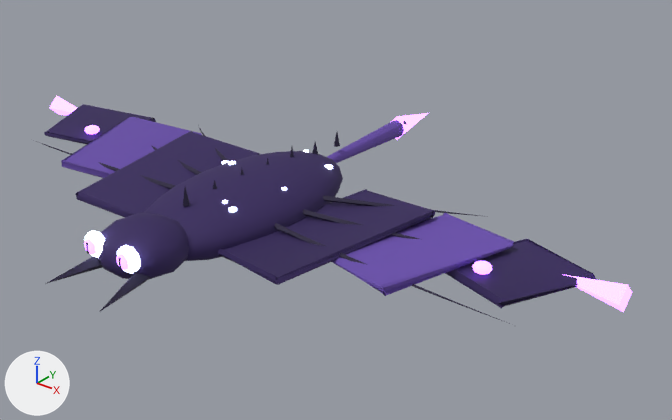
An edit to the glTF model assets/models/heroes/gegner/leerenschwinge.glb, drawn before and after from the same camera.
One viewpoint serves both versions: a camera (50 mm lens) standing at (2.45, -2.43, 1.76) and looking at (0.19, 0.39, 0.01). Lighting does not change. The marker at lower left points along +X, +Y and +Z. The first picture is the older version. Vertices at exactly the same position are counted once.

In view in the first picture: 'leerenschwinge'.
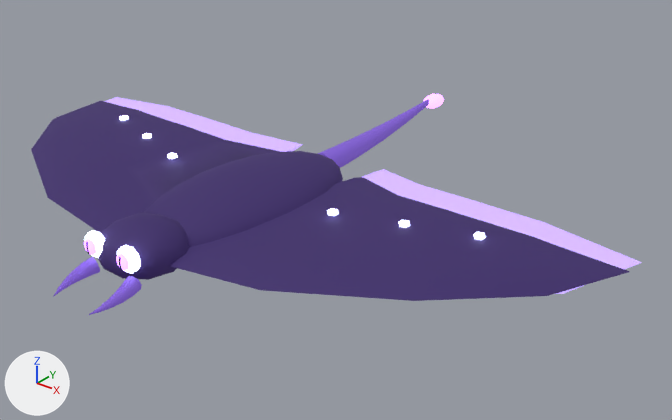
Diff of the bpy script that builds the scene:
```diff
--- a/assets/models/heroes/gegner/leerenschwinge.glb.py
+++ b/assets/models/heroes/gegner/leerenschwinge.glb.py
@@ mat_leere @@
 mat_leere.roughness = 0.8
+mat_leere.emission_color = (0.0116, 0.00536, 0.0373)  # dark purple #1c1036
+mat_leere.emission_strength = 1.0
@@ mat_leere_hell @@
 mat_leere_hell.roughness = 0.8
+mat_leere_hell.emission_strength = 1.0
@@ me_icosphere @@
-me_icosphere.from_pydata(...)  # 1340 vertices, 2504 faces; spans x -1.54..1.54, y -0.84..1.39, z 0.0..0.31
+me_icosphere.from_pydata(...)  # 1002 vertices, 1912 faces; spans x -1.46..1.46, y -0.84..1.5, z 0.0..0.25
+# me_icosphere part 1: the loose piece of 12 vertices spanning x 0.14..0.17, y -0.2..-0.17, z 0.21..0.23 is moved by (0.29, 0.24, -0.01)
+# me_icosphere part 2: the loose piece of 12 vertices spanning x 0.12..0.16, y 0.39..0.42, z 0.18..0.2 is moved by (0.57, -0.26, 0.01)
+# me_icosphere part 3: the loose piece of 12 vertices spanning x -0.16..-0.12, y 0.09..0.13, z 0.22..0.25 is moved by (1.12, 0.12, -0.03)
+# me_icosphere part 4: the loose piece of 12 vertices spanning x -0.23..-0.19, y 0.12..0.16, z 0.19..0.22 is moved by (-0.24, -0.09, 0.0)
+# me_icosphere part 5: the loose piece of 12 vertices spanning x -0.06..-0.03, y 0.46..0.49, z 0.18..0.2 is moved by (-0.67, -0.33, 0.01)
+# me_icosphere part 6: the loose piece of 12 vertices spanning x -0.03..0.01, y -0.41..-0.37, z 0.19..0.21 is moved by (-0.97, 0.62, 0.01)
+# me_icosphere part 7: a new loose piece, an icosphere of 80 faces spanning x -0.042..0.042, y 1.357..1.5, z 0.143..0.214, in mat_riss (purple #b873ff, glowing purple #b873ff)
+# me_icosphere part 8: the loose piece of 112 vertices spanning x -0.04..0.04, y 0.43..1.14, z 0.08..0.17 is rebuilt with 80 vertices and now spans x -0.05..0.05, y 0.54..1.43, z 0.07..0.21
+# me_icosphere part 9: the loose piece of 5 vertices spanning x 0.06..0.15, y -0.84..-0.59, z 0.06..0.14 is rebuilt with 41 vertices and now spans x 0.08..0.14, y -0.84..-0.63, z 0.05..0.12, in mat_leere_hell (purple #664aa8, glowing purple #563e8f)
+# me_icosphere part 10: the loose piece of 5 vertices spanning x -0.15..-0.06, y -0.84..-0.59, z 0.06..0.14 is rebuilt with 41 vertices and now spans x -0.14..-0.08, y -0.84..-0.63, z 0.05..0.12, in mat_leere_hell (purple #664aa8, glowing purple #563e8f)
+# me_icosphere part 11: a new loose piece of 57 vertices spanning x 0.13..1.46, y -0.53..0.53, z 0.09..0.21, in mat_leere (dark purple #33215c)
+# me_icosphere part 12: a new loose piece of 57 vertices spanning x -1.46..-0.13, y -0.53..0.53, z 0.09..0.21, in mat_leere (dark purple #33215c)
+# me_icosphere part 13: a new loose piece of 57 vertices spanning x 0.12..1.46, y -0.46..0.68, z 0.1..0.18, in mat_schleier (purple #b394ff, glowing purple #b394ff)
+# me_icosphere part 14: a new loose piece of 57 vertices spanning x -1.46..-0.12, y -0.46..0.68, z 0.1..0.18, in mat_schleier (purple #b394ff, glowing purple #b394ff)
+# me_icosphere part 15: 12 loose pieces with 148 vertices, spanning x -1.11..1.11, y -0.3..1.39, z 0.06..0.31, are deleted
+# me_icosphere part 16: 8 vertices moved from x -0.09..0.09, y -0.68, z 0.16..0.2 to x -0.09..0.1, y -0.68, z 0.16..0.2; 555 vertices removed from x -1.54..1.54, y -0.68..0.57, z 0.08..0.2; 55 vertices added at x -0.1..0.1, y -0.68, z 0.15..0.21
 me_icosphere.materials.append(mat_leere)
@@ me_icosphere @@
 me_icosphere.materials.append(mat_schwarz)
-me_icosphere.materials.append(mat_chitin)  # dark purple #261f3d
+me_icosphere.materials.append(mat_schleier)  # purple #b394ff, glowing purple #b394ff
```

Boxes [x1, y1, x2, y2] around the edits, measured in the pictures (672 x 420 px; the box of a moved part takes in the faces that stretch with it):
'leerenschwinge', recoloured, surface changed, reshaped: before [33, 95, 632, 326]; after [31, 94, 642, 315]
part 1 of me_icosphere, moved or reshaped: before [228, 207, 237, 213]; after [327, 208, 339, 216]
part 2 of me_icosphere, moved or reshaped: before [325, 164, 333, 170]; after [398, 220, 410, 228]
part 3 of me_icosphere, moved or reshaped: before [228, 161, 236, 165]; after [474, 232, 486, 240]
part 4 of me_icosphere, moved or reshaped: before [222, 160, 229, 164]; after [167, 153, 177, 159]
part 5 of me_icosphere, moved or reshaped: before [303, 150, 309, 152]; after [142, 133, 152, 139]
part 6 of me_icosphere, moved or reshaped (not visible before): after [119, 115, 129, 121]
part 7 of me_icosphere, added: after [424, 94, 444, 109]
part 8 of me_icosphere, rebuilt: before [327, 120, 407, 163]; after [318, 100, 429, 168]
part 9 of me_icosphere, rebuilt: before [100, 273, 150, 311]; after [89, 276, 142, 315]
part 10 of me_icosphere, rebuilt: before [45, 257, 102, 284]; after [53, 257, 100, 297]
part 11 of me_icosphere, added: after [169, 177, 630, 301]
part 12 of me_icosphere, added: after [31, 101, 280, 232]
part 13 of me_icosphere, added: after [362, 169, 642, 294]
part 14 of me_icosphere, added: after [104, 97, 303, 152]
part 15 of me_icosphere, deleted: before [84, 113, 492, 275]
part 16 of me_icosphere, built on: before [33, 95, 632, 326]; after [86, 242, 121, 268]
